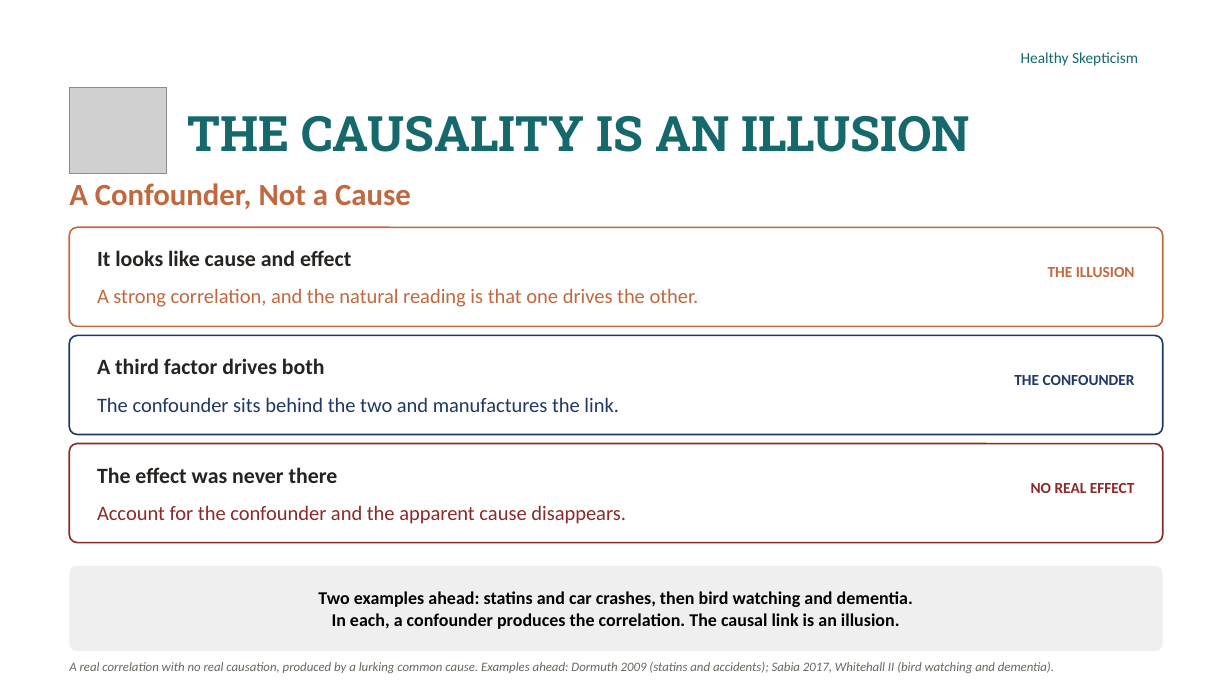
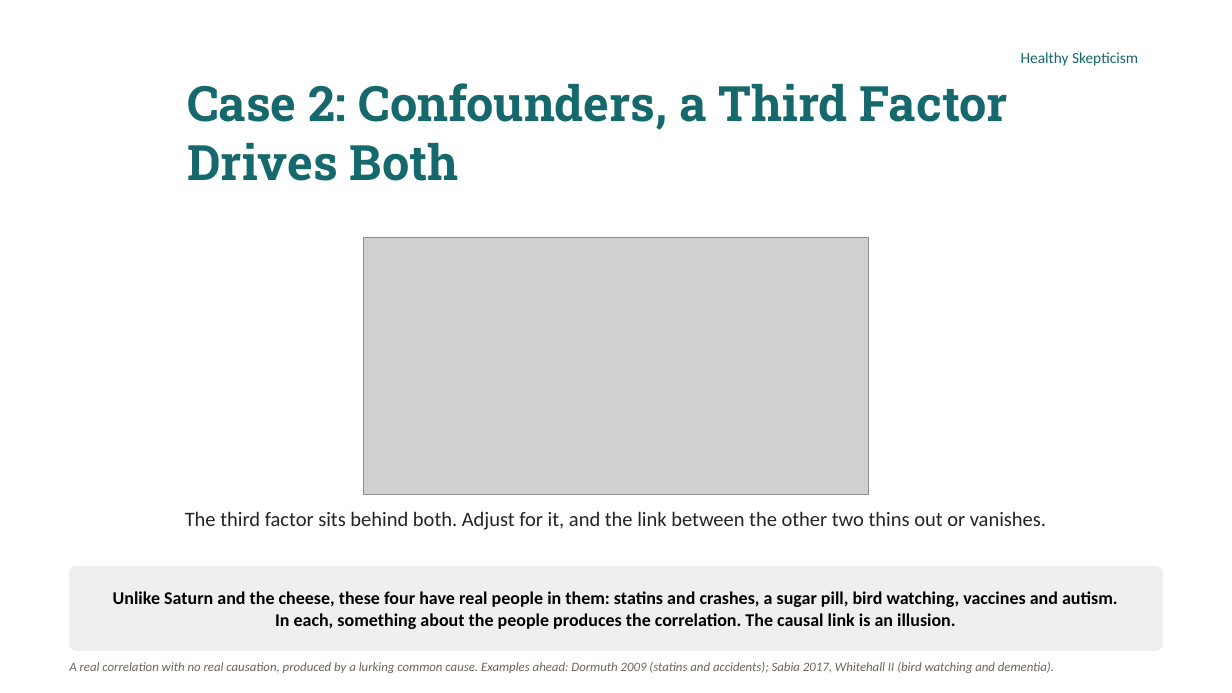
Before and after one commit to murraygmail/healthy-skepticism, a slide deck: slide 13 of materials/Day4.pptx (slide 12 before the commit). Drawn at 1232x693 pixels with LibreOffice and Linux fonts; fonts in the diff are those of the drawing; grey boxes stand for pictures; background and template pictures are left out. Boxes give left, top, right and bottom in pixels: in the first picture for what was removed or moved away, otherwise in the second. Text is boxed around its words. In the diff, an @@ line names an element or a change of style, - is before the commit and + after.

```diff
--- a/materials/Day4.pptx
+++ b/materials/Day4.pptx
@@ picture removed at [69, 87, 167, 173] @@
@@ title at [187, 83, 1008, 181]: text changed @@
-THE CAUSALITY IS AN ILLUSION
+Case 2: Confounders, a Third Factor Drives Both
@@ text removed at [69, 183, 411, 209] @@
-A Confounder, Not a Cause
@@ rounded rectangle removed at [69, 227, 1163, 326] @@
@@ picture added at [363, 238, 869, 494] @@
@@ text removed at [97, 250, 351, 266] @@
-It looks like cause and effect
@@ text removed at [1048, 267, 1135, 277] @@
-THE ILLUSION
@@ text removed at [97, 288, 699, 307] @@
-A strong correlation, and the natural reading is that one drives the other.
@@ rounded rectangle removed at [69, 335, 1163, 434] @@
@@ text removed at [97, 358, 325, 374] @@
-A third factor drives both
@@ text removed at [1014, 375, 1135, 385] @@
-THE CONFOUNDER
@@ text removed at [97, 397, 619, 412] @@
-The confounder sits behind the two and manufactures the link.
@@ rounded rectangle removed at [69, 444, 1163, 543] @@
@@ text removed at [97, 467, 338, 483] @@
-The effect was never there
@@ text removed at [97, 505, 626, 524] @@
-Account for the confounder and the apparent cause disappears.
@@ text removed at [1031, 483, 1135, 493] @@
-NO REAL EFFECT
@@ text added at [185, 511, 1046, 530], 16 pt, text #262320 @@
+The third factor sits behind both. Adjust for it, and the link between the other two thins out or vanishes.
@@ text in rounded rectangle at [113, 591, 1118, 629]: text changed @@
-Two examples ahead: statins and car crashes, then bird watching and dementia.
-In each, a confounder produces the correlation. The causal link is an illusion.
+Unlike Saturn and the cheese, these four have real people in them: statins and crashes, a sugar pill, bird watching, vaccines and autism.
+In each, something about the people produces the correlation. The causal link is an illusion.
```
Also in this commit, not shown: 16 other slides changed, 6 slides added, 6 slides removed, 3 other files.
